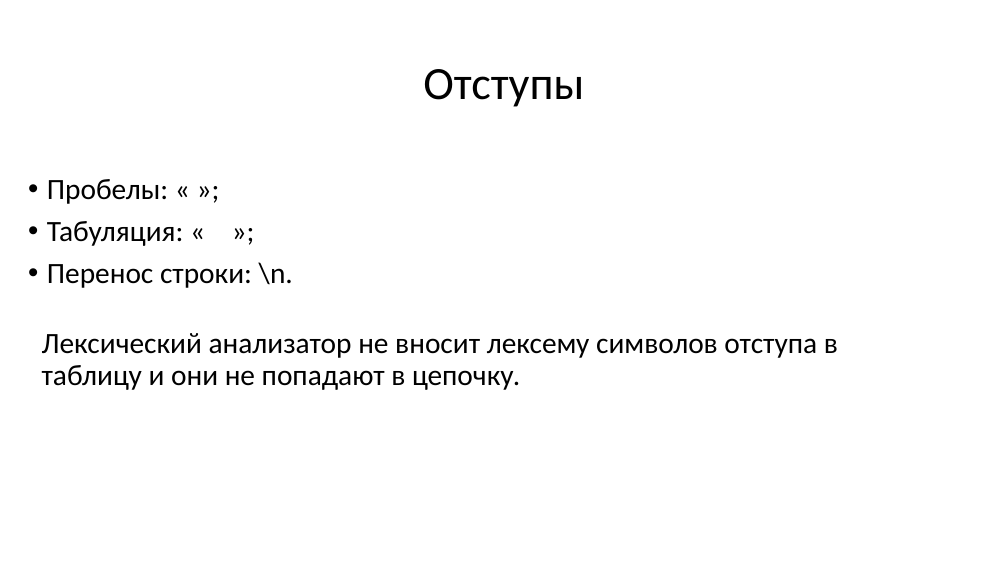
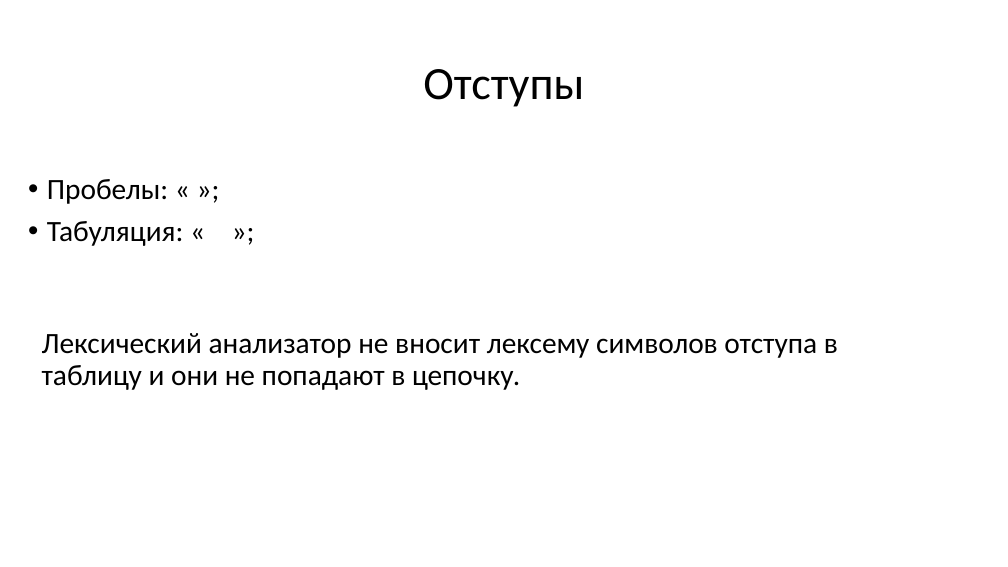
Before and after one commit to goddamnteam/korzun, a slide deck: slide 10 of task3.pptx. Drawn at 1008x567 pixels with LibreOffice and Linux fonts; fonts in the diff are those of the drawing. Boxes give left, top, right and bottom in pixels: in the first picture for what was removed or moved away, otherwise in the second. Text is boxed around its words. In the diff, an @@ line names an element or a change of style, - is before the commit and + after.

```diff
--- a/task3.pptx
+++ b/task3.pptx
@@ text at (47,262,293,288): paragraph removed @@
-• Перенос строки: \n.
```
Also in this commit, not shown: 14 other slides changed.
